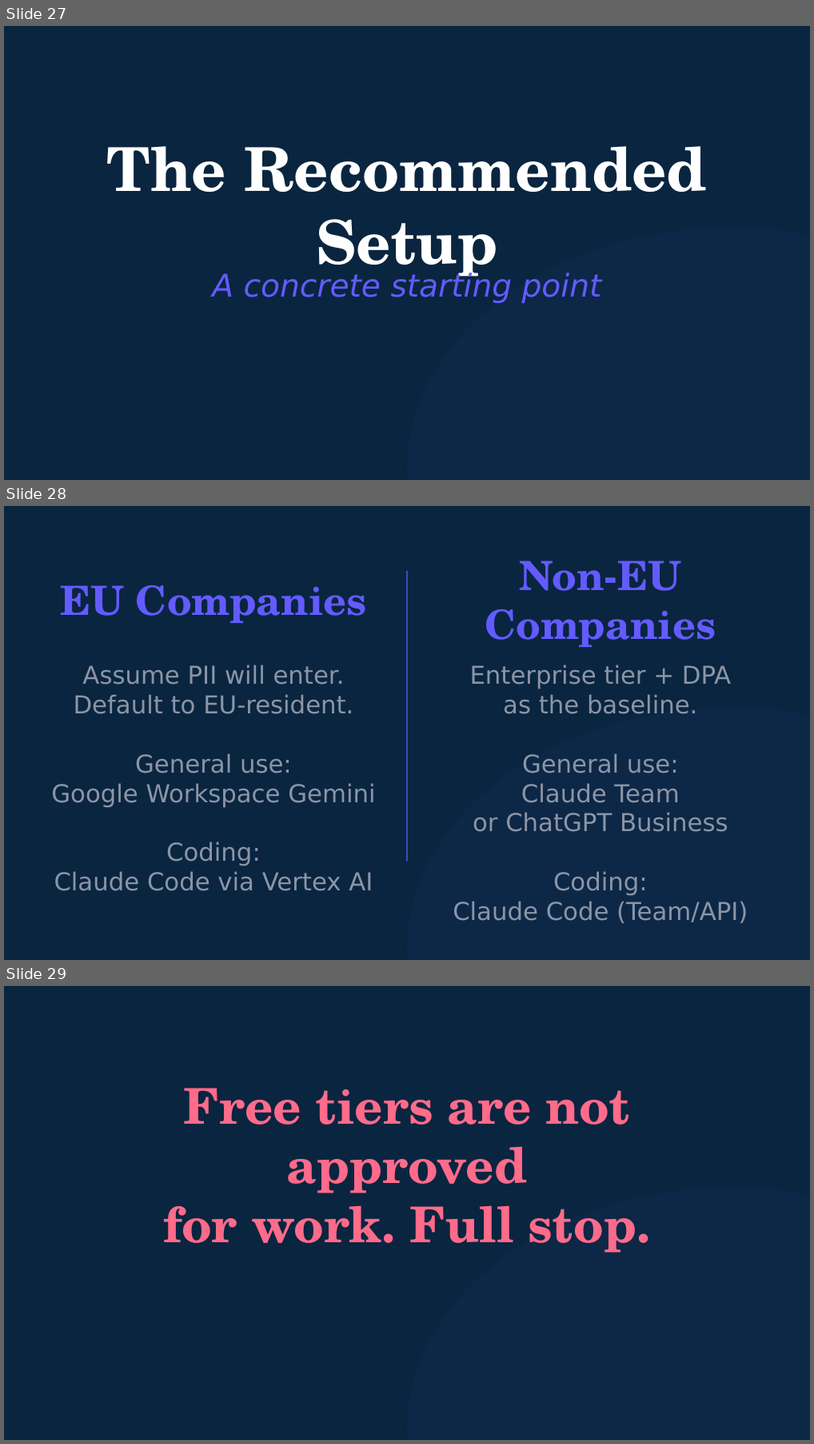
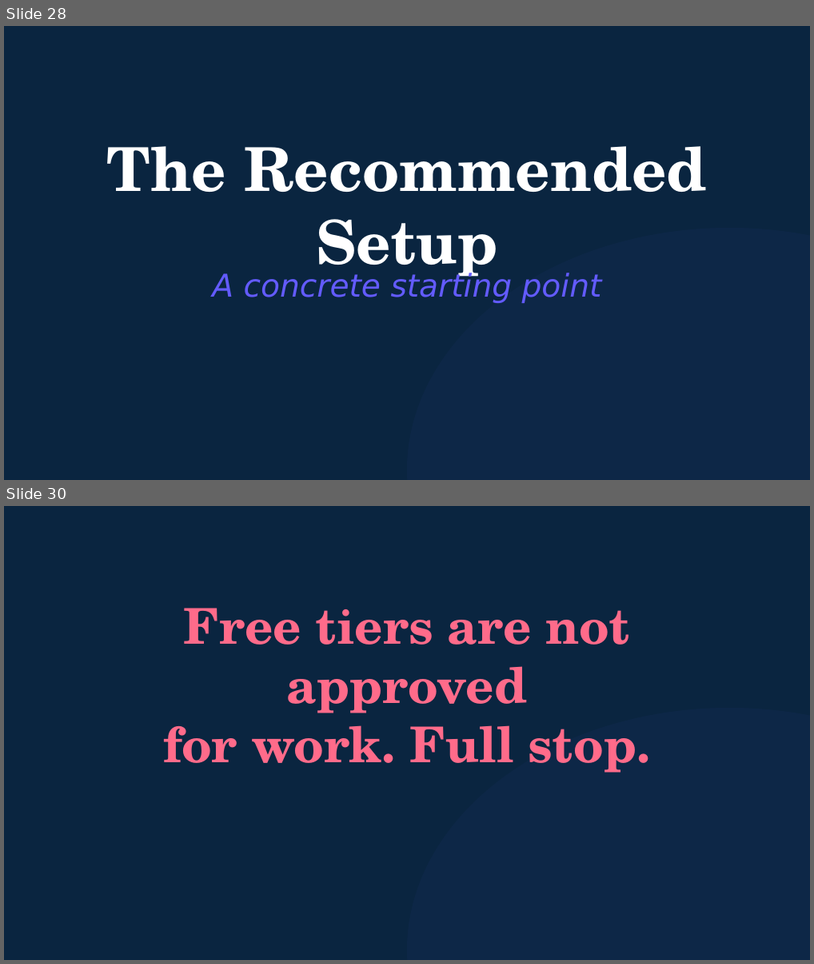
Before and after one commit to michaelengland/ai-best-practices, a slide deck: decks/ai-policy/ai-policy.pptx. Shown one above the other, each under a label of ours: slides 27, 28 and 29 before the commit, slides 28 and 30 after it; the slides between them are not shown. The pictures are 814x1444 and 814x964 pixels, drawn with LibreOffice and Linux fonts; fonts in the diff are those of the drawing. Boxes give left, top, right and bottom in pixels: in the first picture for what was removed or moved away, otherwise in the second. Text is boxed around its words. In the diff, an @@ line names an element or a change of style, - is before the commit and + after.

```diff
--- a/decks/ai-policy/ai-policy.pptx
+++ b/decks/ai-policy/ai-policy.pptx
@@ slide 28 removed at (x1=4, y1=506, x2=810, y2=960), background #0A2540 @@
@@ line removed from (407, 571) to (407, 861) @@
@@ text removed at (x1=485, y1=560, x2=716, y2=647) @@
-Non-EU Companies
@@ text removed at (x1=60, y1=585, x2=367, y2=623) @@
-EU Companies
@@ text removed at (x1=51, y1=664, x2=375, y2=891) @@
-Assume PII will enter.
-Default to EU-resident.
-General use:
-Google Workspace Gemini
-Coding:
-Claude Code via Vertex AI
@@ text removed at (x1=453, y1=664, x2=748, y2=923) @@
-Enterprise tier + DPA
-as the baseline.
-General use:
-Claude Team
-or ChatGPT Business
-Coding:
-Claude Code (Team/API)
@@ ellipse removed at (x1=407, y1=708, x2=810, y2=960) @@
@@ what was slide 27 is now slide 28 @@
@@ what was slide 29 is now slide 30 @@
```
Also in this commit, not shown: 1 slide changed, 3 slides added, 1 other slide removed, 5 other files.
